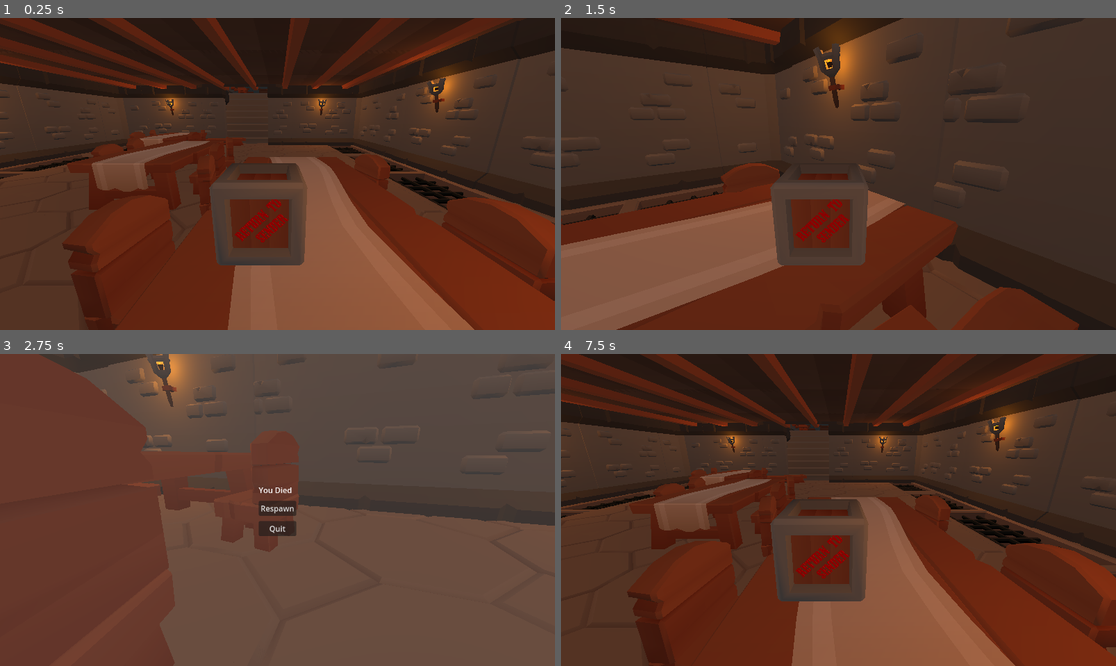
Above: before the commit, frames 1-4 (two rows, left to right).
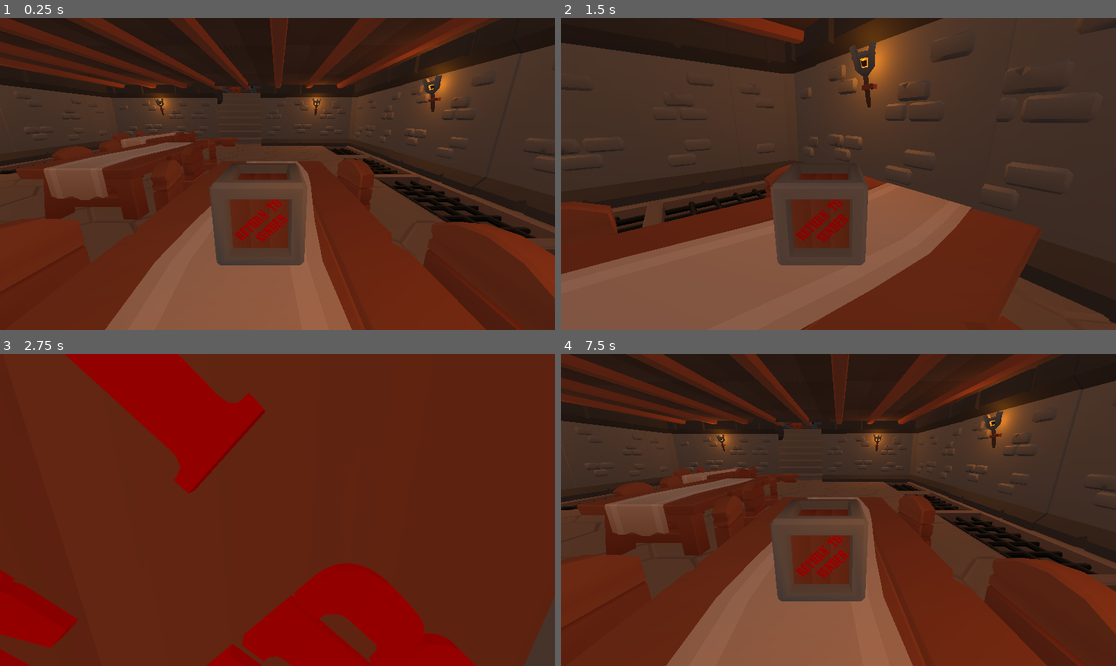
Above: after the commit, the same moments.

Repository: holy-moley/ReturnToSender
Game: Godot game, scene res://main.tscn
Same seed, same stepped clock (60 frames per second), same inputs: the game is played once before the commit and once after it.
Inputs (mouse positions are in pixels of both pictures, inside the frame that each line leads up to):
- Up to frame 1 (0.25 s): no input
- Up to frame 2 (1.5 s): tap Enter at 0.5 s; move the mouse to (960, 158) at 0.52 s; hold D (right) 0.53-1.28 s; hold Shift (sprint) 0.53-1.28 s; tap Space (jump) at 0.77 s; move the mouse to (727, 189) at 1.27 s; hold Down (back) from 1.28 s (still down); tap Shift (sprint) at 1.35 s
- Up to frame 3 (2.75 s): tap Space (jump) at 1.52 s; move the mouse to (333, 441) at 2.02 s; release Down (back) at 2.03 s; hold D (right) from 2.03 s (still down); hold Shift (sprint) from 2.03 s (still down)
- Up to frame 4 (7.5 s): release D (right) at 2.75 s; release Shift (sprint) at 2.75 s; click (838, 506) at 2.75 s, where only the run before the commit has a clickable "Respawn"; click (838, 506) at 3.5 s, where only the run after the commit has a clickable "Respawn"; tap R (respawn) at 4.25 s; move the mouse to (810, 572) at 4.27 s; hold W (forward) 4.28-5.03 s; tap Shift (sprint) at 4.35, 5.85 s; tap Space (jump) at 4.52, 5.27, 6.02 s; move the mouse to (1005, 556) at 5.02 s; hold Shift (sprint) 5.03-5.78 s; hold A (left) 5.03-6.53 s; move the mouse to (672, 463) at 5.77 s; move the mouse to (866, 510) at 6.52 s; hold Down (back) 6.53-7.25 s; hold Shift (sprint) 6.53-7.25 s; click "Respawn" at 7.25 s

The runs differ from the first frame. In frame 1, 35% of the frame differs, in the area x 0-100%, y 0-100%; in frame 2, 26%; in frame 3, 91%; in frame 4, 32%.

Commit message:
Fixed cafeteria room animations.

Diff:
--- a/squash_the_creeps_start_1.1.0/ShelfHall.tscn
+++ b/squash_the_creeps_start_1.1.0/ShelfHall.tscn
@@ -1,9 +1,10 @@
-[gd_scene load_steps=15 format=3 uid="uid://2283cvk3na36"]
+[gd_scene load_steps=16 format=3 uid="uid://2283cvk3na36"]
 
 [ext_resource type="PackedScene" uid="uid://cjb3itvuie5yl" path="res://art/Assets/stairs_wall_left.gltf" id="1_4b616"]
 [ext_resource type="PackedScene" uid="uid://bjlr7drjmtnh7" path="res://art/Assets/wall.gltf" id="2_tq8dh"]
 [ext_resource type="PackedScene" uid="uid://blte4tx2r12vp" path="res://art/Assets/wall_corner.gltf" id="3_n2b5i"]
 [ext_resource type="PackedScene" uid="uid://d37e08wql1kqd" path="res://art/Assets/shelf_large.gltf" id="5_j2cgw"]
+[ext_resource type="PackedScene" uid="uid://beje4ejpmo67b" path="res://art/Assets/wall_window_open.gltf" id="6_dnims"]
 [ext_resource type="PackedScene" uid="uid://ce6cd37tklqed" path="res://wallTest.tscn" id="7_88ppj"]
 [ext_resource type="PackedScene" uid="uid://qcqp2lkwborq" path="res://art/Assets/floor_tile_large.gltf" id="7_ja7v5"]
 [ext_resource type="PackedScene" uid="uid://cea2qcafmg65q" path="res://art/Assets/ceiling_tile.gltf" id="8_yigps"]
@@ -11,11 +12,11 @@
 
 [sub_resource type="BoxMesh" id="BoxMesh_5emim"]
 
-[sub_resource type="ConvexPolygonShape3D" id="ConvexPolygonShape3D_x2gbs"]
-points = PackedVector3Array(0.5, 0.5, 0.5, 0.5, 0.5, -0.5, -0.5, 0.5, 0.5, 0.5, -0.5, 0.5, 0.5, -0.5, -0.5, -0.5, 0.5, -0.5, -0.5, -0.5, 0.5, -0.5, -0.5, -0.5)
+[sub_resource type="BoxShape3D" id="BoxShape3D_vw3uc"]
+size = Vector3(0.916504, 1, 1)
 
-[sub_resource type="ConvexPolygonShape3D" id="ConvexPolygonShape3D_6kpsv"]
-points = PackedVector3Array(0.5, 0.5, 0.5, 0.5, 0.5, -0.5, -0.5, 0.5, 0.5, 0.5, -0.5, 0.5, 0.5, -0.5, -0.5, -0.5, 0.5, -0.5, -0.5, -0.5, 0.5, -0.5, -0.5, -0.5)
+[sub_resource type="BoxShape3D" id="BoxShape3D_ip54y"]
+size = Vector3(0.920807, 1.03098, 0.864014)
 
 [sub_resource type="ConvexPolygonShape3D" id="ConvexPolygonShape3D_poi3f"]
 points = PackedVector3Array(0.5, 0.5, 0.5, 0.5, 0.5, -0.5, -0.5, 0.5, 0.5, 0.5, -0.5, 0.5, 0.5, -0.5, -0.5, -0.5, 0.5, -0.5, -0.5, -0.5, 0.5, -0.5, -0.5, -0.5)
@@ -104,8 +105,8 @@
 skeleton = NodePath("../../WallTorch")
 
 [node name="CollisionShape3D" type="CollisionShape3D" parent="Walls+Stairs/StaticBody3D"]
-transform = Transform3D(27, 0, 0, 0, 7.45803, 0, 0, 0, 0.831, -10.226, 4, 1.5)
-shape = SubResource("ConvexPolygonShape3D_x2gbs")
+transform = Transform3D(27, 0, 0, 0, 7.45803, 0, 0, 0, 0.831, -9.68469, 4, 1.5)
+shape = SubResource("BoxShape3D_vw3uc")
 
 [node name="MeshInstance3D2" type="MeshInstance3D" parent="Walls+Stairs/StaticBody3D"]
 transform = Transform3D(27, 0, 0, 0, 7.45803, 0, 0, 0, 0.831, -10.226, 4, -3.1)
@@ -114,8 +115,8 @@
 skeleton = NodePath("../../WallTorch")
 
 [node name="CollisionShape3D2" type="CollisionShape3D" parent="Walls+Stairs/StaticBody3D"]
-transform = Transform3D(27, 0, 0, 0, 7.45803, 0, 0, 0, 0.831, -10.226, 4, -3.1)
-shape = SubResource("ConvexPolygonShape3D_6kpsv")
+transform = Transform3D(27, 0, 0, 0, 7.45803, 0, 0, 0, 0.831, -9.71143, 4.11551, -3.1565)
+shape = SubResource("BoxShape3D_ip54y")
 
 [node name="MeshInstance3D4" type="MeshInstance3D" parent="Walls+Stairs/StaticBody3D"]
 transform = Transform3D(27, 0, 0, 0, -2.60801e-07, -0.831, 0, 5.96643, -3.63242e-08, -10.226, 7.8, -1)
@@ -135,6 +136,9 @@
 [node name="CollisionShape3D4" type="CollisionShape3D" parent="Walls+Stairs/StaticBody3D"]
 transform = Transform3D(0.98, 0, 0, 0, 4.1, 0, 0, 0, 3.7, 2.7, 5.8, -0.8)
 shape = SubResource("ConvexPolygonShape3D_1y0i1")
+
+[node name="wall_window_open2" parent="Walls+Stairs/StaticBody3D" instance=ExtResource("6_dnims")]
+transform = Transform3D(-4.37114e-08, 0, 1, 0, 1, 0, -1, 0, -4.37114e-08, -21.7895, 4.03144, -0.835636)
 
 [node name="Ceiling" type="Node3D" parent="."]
 
--- a/squash_the_creeps_start_1.1.0/cafeteria_area.tscn
+++ b/squash_the_creeps_start_1.1.0/cafeteria_area.tscn
@@ -14,6 +14,7 @@
 [ext_resource type="PackedScene" uid="uid://c078vixbqfmag" path="res://art/Assets/keyring.gltf" id="13_hcymx"]
 [ext_resource type="PackedScene" uid="uid://d1witlixkph18" path="res://art/Assets/keg.gltf" id="14_dp8rr"]
 [ext_resource type="PackedScene" uid="uid://dq08ddnbsanp" path="res://art/Assets/stool.gltf" id="15_kyxl8"]
+[ext_resource type="PackedScene" uid="uid://d37e08wql1kqd" path="res://art/Assets/shelf_large.gltf" id="15_olhos"]
 
 [sub_resource type="BoxMesh" id="BoxMesh_xj4b2"]
 
@@ -41,90 +42,163 @@
 [sub_resource type="ConvexPolygonShape3D" id="ConvexPolygonShape3D_0t2bj"]
 points = PackedVector3Array(0.5, 0.5, 0.5, 0.5, 0.5, -0.5, -0.5, 0.5, 0.5, 0.5, -0.5, 0.5, 0.5, -0.5, -0.5, -0.5, 0.5, -0.5, -0.5, -0.5, 0.5, -0.5, -0.5, -0.5)
 
-[sub_resource type="Animation" id="Animation_5p81a"]
-resource_name = "PlateAnim"
-length = 5.6
+[sub_resource type="Animation" id="Animation_yadva"]
+resource_name = "movingPlates"
+length = 8.0
 loop_mode = 1
+step = 0.1
 tracks/0/type = "value"
 tracks/0/imported = false
 tracks/0/enabled = true
-tracks/0/path = NodePath("UpDown:position")
+tracks/0/path = NodePath("TablePlate:position")
 tracks/0/interp = 1
 tracks/0/loop_wrap = true
 tracks/0/keys = {
-"times": PackedFloat32Array(0, 1, 3, 3.96667, 5.5),
-"transitions": PackedFloat32Array(1, 1, 1, 1, 1),
+"times": PackedFloat32Array(0, 1, 3, 4),
+"transitions": PackedFloat32Array(1, 1, 1, 1),
 "update": 0,
-"values": [Vector3(1.17571, 3.52174, 4.70355), Vector3(1.17571, 3.52174, 4.70355), Vector3(0, 0, 0), Vector3(0, 0, 0), Vector3(1.17571, 3.52174, 4.70355)]
+"values": [Vector3(4.11822, -10.0985, -6.32165), Vector3(4.11822, -10.0985, -6.32165), Vector3(4.11822, -4.11849, -6.32165), Vector3(4.11822, -4.11849, -6.32165)]
 }
 tracks/1/type = "value"
 tracks/1/imported = false
 tracks/1/enabled = true
-tracks/1/path = NodePath("Diag:position")
+tracks/1/path = NodePath("Mid1:position")
 tracks/1/interp = 1
 tracks/1/loop_wrap = true
 tracks/1/keys = {
-"times": PackedFloat32Array(0, 1, 3, 3.96667, 5.5),
-"transitions": PackedFloat32Array(1, 1, 1, 1, 1),
+"times": PackedFloat32Array(0, 1, 3, 4),
+"transitions": PackedFloat32Array(1, 1, 1, 1),
 "update": 0,
-"values": [Vector3(4.27997, -5.25429, -7.82658), Vector3(4.27997, -5.25429, -7.82658), Vector3(0.385307, -0.882144, -2.63628), Vector3(0.385307, -0.882144, -2.63628), Vector3(4.27997, -5.25429, -7.82658)]
+"values": [Vector3(0.890871, 0.0828891, -5.43637), Vector3(0.890871, 0.0828891, -5.43637), Vector3(0.890871, -3.6541, -5.43637), Vector3(0.890871, -3.6541, -5.43637)]
 }
 tracks/2/type = "value"
 tracks/2/imported = false
 tracks/2/enabled = true
-tracks/2/path = NodePath("Window:position")
+tracks/2/path = NodePath("Mid2:position")
 tracks/2/interp = 1
 tracks/2/loop_wrap = true
 tracks/2/keys = {
-"times": PackedFloat32Array(0, 1, 3, 3.96667, 5.5),
-"transitions": PackedFloat32Array(1, 1, 1, 1, 1),
+"times": PackedFloat32Array(0, 1, 3, 4),
+"transitions": PackedFloat32Array(1, 1, 1, 1),
 "update": 0,
-"values": [Vector3(0, 4.51134, 6.64188), Vector3(0, 4.51134, 6.64188), Vector3(-1.06732, 8.42383, 12.8247), Vector3(-1.06732, 8.42383, 12.8247), Vector3(0, 4.51134, 6.64188)]
-}
-
-[sub_resource type="Animation" id="Animation_j3t03"]
+"values": [Vector3(-0.624413, -1.75143, -1.00204), Vector3(-0.624413, -1.75143, -1.00204), Vector3(-0.624413, -4.21458, -1.00204), Vector3(-0.624413, -4.21458, -1.00204)]
+}
+tracks/3/type = "value"
+tracks/3/imported = false
+tracks/3/enabled = true
+tracks/3/path = NodePath("Mid3:position")
+tracks/3/interp = 1
+tracks/3/loop_wrap = true
+tracks/3/keys = {
+"times": PackedFloat32Array(0, 1, 3, 4),
+"transitions": PackedFloat32Array(1, 1, 1, 1),
+"update": 0,
+"values": [Vector3(-0.643092, 0.280635, 3.93819), Vector3(-0.643092, 0.280635, 3.93819), Vector3(-0.643092, -6.10119, 3.93819), Vector3(-0.643092, -6.10119, 3.93819)]
+}
+tracks/4/type = "value"
+tracks/4/imported = false
+tracks/4/enabled = true
+tracks/4/path = NodePath("Window:position")
+tracks/4/interp = 1
+tracks/4/loop_wrap = true
+tracks/4/keys = {
+"times": PackedFloat32Array(0, 1, 3, 4),
+"transitions": PackedFloat32Array(1, 1, 1, 1),
+"update": 0,
+"values": [Vector3(-2.20285, -2.83854, 8.40914), Vector3(-2.20285, -2.83854, 8.40914), Vector3(-2.20285, 1.33908, 8.40914), Vector3(-2.20285, 1.33908, 8.40914)]
+}
+tracks/5/type = "value"
+tracks/5/imported = false
+tracks/5/enabled = true
+tracks/5/path = NodePath("Window2:position")
+tracks/5/interp = 1
+tracks/5/loop_wrap = true
+tracks/5/keys = {
+"times": PackedFloat32Array(0, 1, 3, 4, 5, 5.5),
+"transitions": PackedFloat32Array(1, 1, 1, 1, 1, 1),
+"update": 0,
+"values": [Vector3(-1.96535, -11.0191, 12.5052), Vector3(-1.96535, -11.0191, 12.5052), Vector3(-1.96535, 0.570303, 12.5052), Vector3(-1.96535, 0.570303, 12.5052), Vector3(-1.96535, 3.57171, 12.5052), Vector3(-1.96535, 3.57171, 12.5052)]
+}
+
+[sub_resource type="Animation" id="Animation_71gkf"]
 length = 0.001
 tracks/0/type = "value"
 tracks/0/imported = false
 tracks/0/enabled = true
-tracks/0/path = NodePath("UpDown:position")
+tracks/0/path = NodePath("TablePlate:position")
 tracks/0/interp = 1
 tracks/0/loop_wrap = true
 tracks/0/keys = {
 "times": PackedFloat32Array(0),
 "transitions": PackedFloat32Array(1),
 "update": 0,
-"values": [Vector3(0, 0, 0)]
+"values": [Vector3(4.11822, -10.0985, -6.32165)]
 }
 tracks/1/type = "value"
 tracks/1/imported = false
 tracks/1/enabled = true
-tracks/1/path = NodePath("Diag:position")
+tracks/1/path = NodePath("Mid1:position")
 tracks/1/interp = 1
 tracks/1/loop_wrap = true
 tracks/1/keys = {
 "times": PackedFloat32Array(0),
 "transitions": PackedFloat32Array(1),
 "update": 0,
-"values": [Vector3(4.27997, -5.25429, -7.82658)]
+"values": [Vector3(0.357107, -0.386103, -5.43637)]
 }
 tracks/2/type = "value"
 tracks/2/imported = false
 tracks/2/enabled = true
-tracks/2/path = NodePath("Window:position")
+tracks/2/path = NodePath("Mid2:position")
 tracks/2/interp = 1
 tracks/2/loop_wrap = true
 tracks/2/keys = {
 "times": PackedFloat32Array(0),
 "transitions": PackedFloat32Array(1),
 "update": 0,
-"values": [Vector3(0, 4.51134, 6.64188)]
-}
-
-[sub_resource type="AnimationLibrary" id="AnimationLibrary_roaq4"]
+"values": [Vector3(-0.624413, -1.75143, -1.00204)]
+}
+tracks/3/type = "value"
+tracks/3/imported = false
+tracks/3/enabled = true
+tracks/3/path = NodePath("Mid3:position")
+tracks/3/interp = 1
+tracks/3/loop_wrap = true
+tracks/3/keys = {
+"times": PackedFloat32Array(0),
+"transitions": PackedFloat32Array(1),
+"update": 0,
+"values": [Vector3(-0.643092, -6.10119, 3.93819)]
+}
+tracks/4/type = "value"
+tracks/4/imported = false
+tracks/4/enabled = true
+tracks/4/path = NodePath("Window:position")
+tracks/4/interp = 1
+tracks/4/loop_wrap = true
+tracks/4/keys = {
+"times": PackedFloat32Array(0),
+"transitions": PackedFloat32Array(1),
+"update": 0,
+"values": [Vector3(-2.20285, -2.83854, 8.40914)]
+}
+tracks/5/type = "value"
+tracks/5/imported = false
+tracks/5/enabled = true
+tracks/5/path = NodePath("Window2:position")
+tracks/5/interp = 1
+tracks/5/loop_wrap = true
+tracks/5/keys = {
+"times": PackedFloat32Array(0),
+"transitions": PackedFloat32Array(1),
+"update": 0,
+"values": [Vector3(-1.96535, -11.0191, 12.5052)]
+}
+
+[sub_resource type="AnimationLibrary" id="AnimationLibrary_1labw"]
 _data = {
-"PlateAnim": SubResource("Animation_5p81a"),
-"RESET": SubResource("Animation_j3t03")
+"RESET": SubResource("Animation_71gkf"),
+"movingPlates": SubResource("Animation_yadva")
 }
 
 [node name="CafeteriaArea" type="Node3D"]
@@ -1046,20 +1120,31 @@
 
 [node name="MovingPlates" type="Node3D" parent="."]
 
-[node name="Plate1" type="CharacterBody3D" parent="MovingPlates"]
-transform = Transform3D(1, 0, 0, 0, 1, 0, 0, 0, 1, 0, -4.56283, 0)
-
-[node name="AnimationPlayer" type="AnimationPlayer" parent="MovingPlates/Plate1"]
+[node name="AnimatableBody3D" type="AnimatableBody3D" parent="MovingPlates"]
+
+[node name="TablePlate" parent="MovingPlates/AnimatableBody3D" groups=["moving_platforms"] instance=ExtResource("9_q48kn")]
+transform = Transform3D(2.5, 0, 0, 0, 2.5, 0, 0, 0, 2.5, 4.11822, -10.0985, -6.32165)
+
+[node name="Mid1" parent="MovingPlates/AnimatableBody3D" groups=["moving_platforms"] instance=ExtResource("9_q48kn")]
+transform = Transform3D(2.5, 0, 0, 0, 2.5, 0, 0, 0, 2.5, 0.357107, -0.386103, -5.43637)
+
+[node name="Mid2" parent="MovingPlates/AnimatableBody3D" groups=["moving_platforms"] instance=ExtResource("9_q48kn")]
+transform = Transform3D(2.5, 0, 0, 0, 2.5, 0, 0, 0, 2.5, -0.624413, -1.75143, -1.00204)
+
+[node name="Mid3" parent="MovingPlates/AnimatableBody3D" groups=["moving_platforms"] instance=ExtResource("9_q48kn")]
+transform = Transform3D(2.5, 0, 0, 0, 2.5, 0, 0, 0, 2.5, -0.643092, -6.10119, 3.93819)
+
+[node name="Window" parent="MovingPlates/AnimatableBody3D" groups=["moving_platforms"] instance=ExtResource("9_q48kn")]
+transform = Transform3D(2.5, 0, 0, 0, 2.5, 0, 0, 0, 2.5, -2.20285, -2.83854, 8.40914)
+
+[node name="Window2" parent="MovingPlates/AnimatableBody3D" groups=["moving_platforms"] instance=ExtResource("9_q48kn")]
+transform = Transform3D(2.5, 0, 0, 0, 2.5, 0, 0, 0, 2.5, -1.96535, -11.0191, 12.5052)
+
+[node name="AnimationPlayer" type="AnimationPlayer" parent="MovingPlates/AnimatableBody3D"]
 libraries = {
-"": SubResource("AnimationLibrary_roaq4")
-}
-autoplay = "PlateAnim"
-
-[node name="UpDown" parent="MovingPlates/Plate1" instance=ExtResource("9_q48kn")]
-transform = Transform3D(3, 0, 0, 0, 3, 0, 0, 0, 3, 0, 0, 0)
-
-[node name="Diag" parent="MovingPlates/Plate1" instance=ExtResource("9_q48kn")]
-transform = Transform3D(3, 0, 0, 0, 3, 0, 0, 0, 3, 4.27997, -5.25429, -7.82658)
-
-[node name="Window" parent="MovingPlates/Plate1" instance=ExtResource("9_q48kn")]
-transform = Transform3D(3, 0, 0, 0, 3, 0, 0, 0, 3, 0, 4.51134, 6.64188)
+"": SubResource("AnimationLibrary_1labw")
+}
+autoplay = "movingPlates"
+
+[node name="shelf_large2" parent="." instance=ExtResource("15_olhos")]
+transform = Transform3D(-1, 0, -8.74228e-08, 0, 1, 0, 8.74228e-08, 0, -1, -0.964606, 4.24236, 14.7996)
--- a/squash_the_creeps_start_1.1.0/dungeonMessHall.tscn
+++ b/squash_the_creeps_start_1.1.0/dungeonMessHall.tscn
@@ -13,20 +13,20 @@
 
 [sub_resource type="BoxMesh" id="BoxMesh_m0d40"]
 
-[sub_resource type="ConvexPolygonShape3D" id="ConvexPolygonShape3D_h86t0"]
-points = PackedVector3Array(0.5, 0.5, 0.5, 0.5, 0.5, -0.5, -0.5, 0.5, 0.5, 0.5, -0.5, 0.5, 0.5, -0.5, -0.5, -0.5, 0.5, -0.5, -0.5, -0.5, 0.5, -0.5, -0.5, -0.5)
-
-[sub_resource type="ConvexPolygonShape3D" id="ConvexPolygonShape3D_5fo1f"]
-points = PackedVector3Array(0.5, 0.5, 0.5, 0.5, 0.5, -0.5, -0.5, 0.5, 0.5, 0.5, -0.5, 0.5, 0.5, -0.5, -0.5, -0.5, 0.5, -0.5, -0.5, -0.5, 0.5, -0.5, -0.5, -0.5)
-
-[sub_resource type="ConvexPolygonShape3D" id="ConvexPolygonShape3D_udmmn"]
-points = PackedVector3Array(0.5, 0.5, 0.5, 0.5, 0.5, -0.5, -0.5, 0.5, 0.5, 0.5, -0.5, 0.5, 0.5, -0.5, -0.5, -0.5, 0.5, -0.5, -0.5, -0.5, 0.5, -0.5, -0.5, -0.5)
-
-[sub_resource type="ConvexPolygonShape3D" id="ConvexPolygonShape3D_2rb4i"]
-points = PackedVector3Array(0.5, 0.5, 0.5, 0.5, 0.5, -0.5, -0.5, 0.5, 0.5, 0.5, -0.5, 0.5, 0.5, -0.5, -0.5, -0.5, 0.5, -0.5, -0.5, -0.5, 0.5, -0.5, -0.5, -0.5)
-
-[sub_resource type="ConvexPolygonShape3D" id="ConvexPolygonShape3D_n2eds"]
-points = PackedVector3Array(0.5, 0.5, 0.5, 0.5, 0.5, -0.5, -0.5, 0.5, 0.5, 0.5, -0.5, 0.5, 0.5, -0.5, -0.5, -0.5, 0.5, -0.5, -0.5, -0.5, 0.5, -0.5, -0.5, -0.5)
+[sub_resource type="BoxShape3D" id="BoxShape3D_khvff"]
+size = Vector3(1, 1, 0.671387)
+
+[sub_resource type="BoxShape3D" id="BoxShape3D_ifg8l"]
+size = Vector3(1, 1, 0.911987)
+
+[sub_resource type="BoxShape3D" id="BoxShape3D_k3evm"]
+size = Vector3(1, 1, 0.898438)
+
+[sub_resource type="BoxShape3D" id="BoxShape3D_j4rqo"]
+size = Vector3(0.992188, 1, 0.928162)
+
+[sub_resource type="BoxShape3D" id="BoxShape3D_kunwp"]
+size = Vector3(1.01318, 1, 1.05627)
 
 [sub_resource type="BoxMesh" id="BoxMesh_jspp0"]
 
@@ -99,8 +99,8 @@
 mesh = SubResource("BoxMesh_m0d40")
 
 [node name="CollisionShape3D" type="CollisionShape3D" parent="Walls/StaticBody3D"]
-transform = Transform3D(52, 0, 0, 0, 14.5728, 0, 0, 0, 1.6, 0, 5, 22)
-shape = SubResource("ConvexPolygonShape3D_h86t0")
+transform = Transform3D(52, 0, 0, 0, 14.5728, 0, 0, 0, 1.6, 0, 5, 23.8738)
+shape = SubResource("BoxShape3D_khvff")
 
 [node name="MeshInstance3D2" type="MeshInstance3D" parent="Walls/StaticBody3D"]
 transform = Transform3D(52, 0, 0, 0, 14.5728, 0, 0, 0, 1.6, 0, 5, -27.6)
@@ -108,8 +108,8 @@
 mesh = SubResource("BoxMesh_m0d40")
 
 [node name="CollisionShape3D2" type="CollisionShape3D" parent="Walls/StaticBody3D"]
-transform = Transform3D(52, 0, 0, 0, 14.5728, 0, 0, 0, 1.6, 0, 5, -27.6)
-shape = SubResource("ConvexPolygonShape3D_5fo1f")
+transform = Transform3D(52, 0, 0, 0, 14.5728, 0, 0, 0, 1.6, 0, 5, -27.6704)
+shape = SubResource("BoxShape3D_ifg8l")
 
 [node name="MeshInstance3D3" type="MeshInstance3D" parent="Walls/StaticBody3D"]
 transform = Transform3D(-2.27299e-06, 0, 1.6, 0, 14.5728, 0, -52, 0, -6.99382e-08, 25.6, 5, -2)
@@ -117,8 +117,8 @@
 mesh = SubResource("BoxMesh_m0d40")
 
 [node name="CollisionShape3D3" type="CollisionShape3D" parent="Walls/StaticBody3D"]
-transform = Transform3D(-2.27299e-06, 0, 1.6, 0, 14.5728, 0, -52, 0, -6.99382e-08, 25.6, 5, -2)
-shape = SubResource("ConvexPolygonShape3D_udmmn")
+transform = Transform3D(-2.27299e-06, 0, 1.6, 0, 14.5728, 0, -52, 0, -6.99382e-08, 25.6812, 5, -2)
+shape = SubResource("BoxShape3D_k3evm")
 
 [node name="MeshInstance3D4" type="MeshInstance3D" parent="Walls/StaticBody3D"]
 transform = Transform3D(-8.1464e-07, 0, 1.6, 0, 14.5728, 0, -18.6368, 0, -6.99382e-08, -21, 5, -18)
@@ -126,8 +126,8 @@
 mesh = SubResource("BoxMesh_m0d40")
 
 [node name="CollisionShape3D4" type="CollisionShape3D" parent="Walls/StaticBody3D"]
-transform = Transform3D(-8.1464e-07, 0, 1.6, 0, 14.5728, 0, -18.6368, 0, -6.99382e-08, -21, 5, -18)
-shape = SubResource("ConvexPolygonShape3D_2rb4i")
+transform = Transform3D(-8.1464e-07, 0, 1.6, 0, 14.5728, 0, -18.6368, 0, -6.99382e-08, -21.7369, 5, -18.0728)
+shape = SubResource("BoxShape3D_j4rqo")
 
 [node name="MeshInstance3D5" type="MeshInstance3D" parent="Walls/StaticBody3D"]
 transform = Transform3D(-8.96105e-07, 0, 1.6, 0, 14.5728, 0, -20.5005, 0, -6.99382e-08, -21, 5, 11)
@@ -136,8 +136,8 @@
 skeleton = NodePath("../../..")
 
 [node name="CollisionShape3D5" type="CollisionShape3D" parent="Walls/StaticBody3D"]
-transform = Transform3D(-8.96105e-07, 0, 1.6, 0, 14.5728, 0, -20.5005, 0, -6.99382e-08, -21, 5, 11)
-shape = SubResource("ConvexPolygonShape3D_n2eds")
+transform = Transform3D(-8.96105e-07, 0, 1.6, 0, 14.5728, 0, -20.5005, 0, -6.99382e-08, -21.6353, 5, 10.8649)
+shape = SubResource("BoxShape3D_kunwp")
 
 [node name="Floor" type="Node3D" parent="."]
 physics_interpolation_mode = 1
--- a/squash_the_creeps_start_1.1.0/main.tscn
+++ b/squash_the_creeps_start_1.1.0/main.tscn
@@ -41,7 +41,7 @@
 transform = Transform3D(8.3424, 0, 0, 0, 1.6, 0, 0, 0, 2.5, -11.8, 4, 0)
 
 [node name="Player" parent="." instance=ExtResource("1_nhwxy")]
-transform = Transform3D(-0.0012835, 0.0113297, 0.999935, -0.000239745, 0.999936, -0.01133, -0.999999, -0.000254229, -0.00128071, 78.8765, 4.81556, -31.6218)
+transform = Transform3D(-0.0012835, 0.0113297, 0.999935, -0.000239745, 0.999936, -0.01133, -0.999999, -0.000254229, -0.00128071, 77.6117, 4.13011, -32.9685)
 
 [node name="CameraPivot" type="Marker3D" parent="Player"]
 transform = Transform3D(1, 0, 0, 0, 0.707107, 0.707107, 0, -0.707107, 0.707107, 0, 0, 0)
@@ -75,7 +75,7 @@
 [node name="DeathMenu" parent="Menus" instance=ExtResource("8_dnycq")]
 
 [node name="CafeteriaArea" parent="." instance=ExtResource("10_ifudf")]
-transform = Transform3D(-1.31134e-07, 0, 3, 0, 3, 0, -3, 0, -1.31134e-07, -81, 2, -27)
+transform = Transform3D(-1.31134e-07, 0, -3, 0, 3, 0, 3, 0, -1.31134e-07, -83.274, 2, -50.0508)
 
 [node name="Area3D" parent="CafeteriaArea" instance=ExtResource("4_3bgk7")]
 transform = Transform3D(16.1172, 0, 0, 0, 3, 0, 0, 0, 13.338, 0, -11, 0)
--- a/squash_the_creeps_start_1.1.0/player.tscn
+++ b/squash_the_creeps_start_1.1.0/player.tscn
@@ -85,5 +85,8 @@
 [node name="Boxdead" type="AudioStreamPlayer" parent="Sfx/AudioStreamPlayer"]
 stream = ExtResource("4_5tyr1")
 
+[node name="raycast" type="RayCast3D" parent="."]
+target_position = Vector3(0, -3, 0)
+
 [connection signal="area_entered" from="GoalDetection" to="." method="_on_area_3d_area_entered"]
 [connection signal="body_entered" from="GoalDetection" to="." method="_on_area_3d_body_entered"]
--- a/squash_the_creeps_start_1.1.0/playertest.gd
+++ b/squash_the_creeps_start_1.1.0/playertest.gd
@@ -18,6 +18,9 @@
 @export var start_pos = Vector3(76,5,-32)
 @export var jumping = false
 @export var velocity_previous = Vector3.ZERO
+@onready var raycast = $raycast
+var platform_velocity = Vector3.ZERO
+var is_on_platform = false
 
 func wait(seconds: float) -> void:
 	await get_tree().create_timer(seconds).timeout
@@ -89,7 +92,6 @@
 		respawn(start_pos)
 
 	#Handle Movement
-
 	direction = -transform.basis.z #Set direction to wherever player is looking
 	if Input.is_action_pressed("left"):
 		rotate_y(rotation_speed * delta)  # Rotate left
@@ -112,13 +114,11 @@
 	else:
 		if speed >0:
 			speed -= 1
-
-
-
 	# Ground Velocity
 	target_velocity.x = direction.x * speed
 	target_velocity.z = direction.z * speed
-
+	if is_on_platform:
+		target_velocity.y=0
 	# Vertical Velocity
 	if velocity.y >0: #If the velocity is positive, the player is jumping
 		jumping = true
@@ -140,7 +140,10 @@
 	if velocity_previous.y < 0 and is_on_floor():
 		$Sfx/AudioStreamPlayer/Boxfell.play()
 
+	velocity = target_velocity
+	move_and_slide()
 
+	apply_floor_snap()
 
 	#Testing stuff, will probably scrap it
 	#if get_floor_angle() > 0:
@@ -150,7 +153,3 @@
 	#rotation_degrees.x = 30
 	#print(rotation_degrees.x)
 	# Moving the Character
-	velocity = target_velocity
-
-	move_and_slide()
-	apply_floor_snap()
Not shown: 1 places in squash_the_creeps_start_1.1.0/cafeteria_area.tscn that only renumber resources
